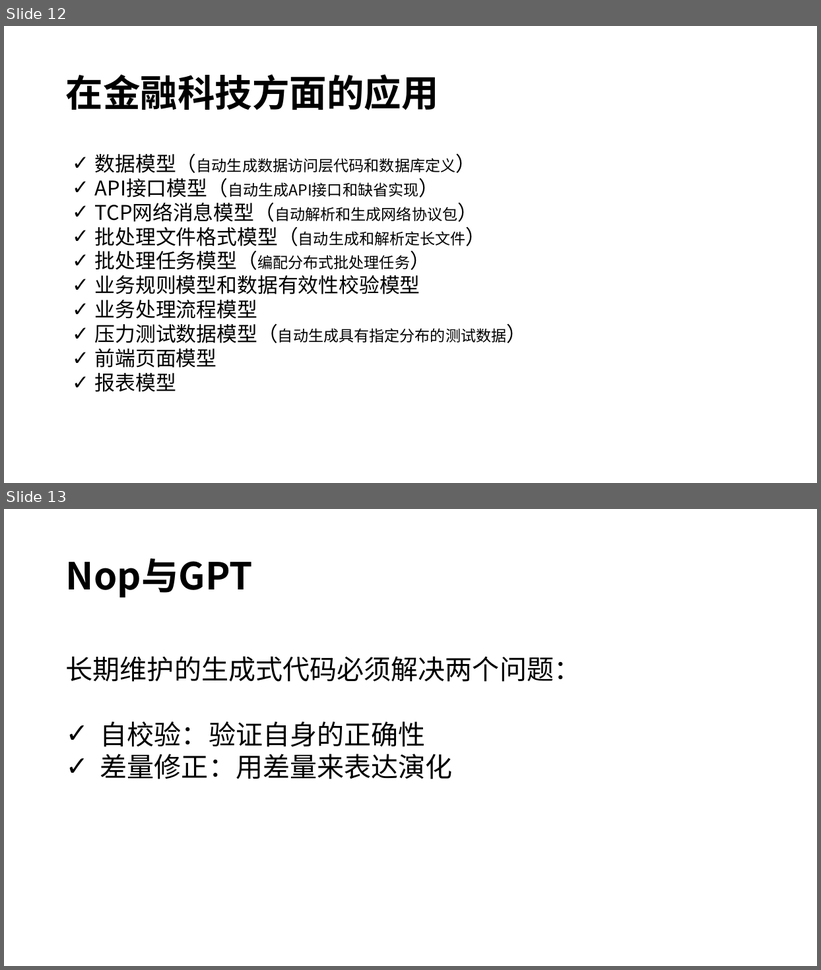
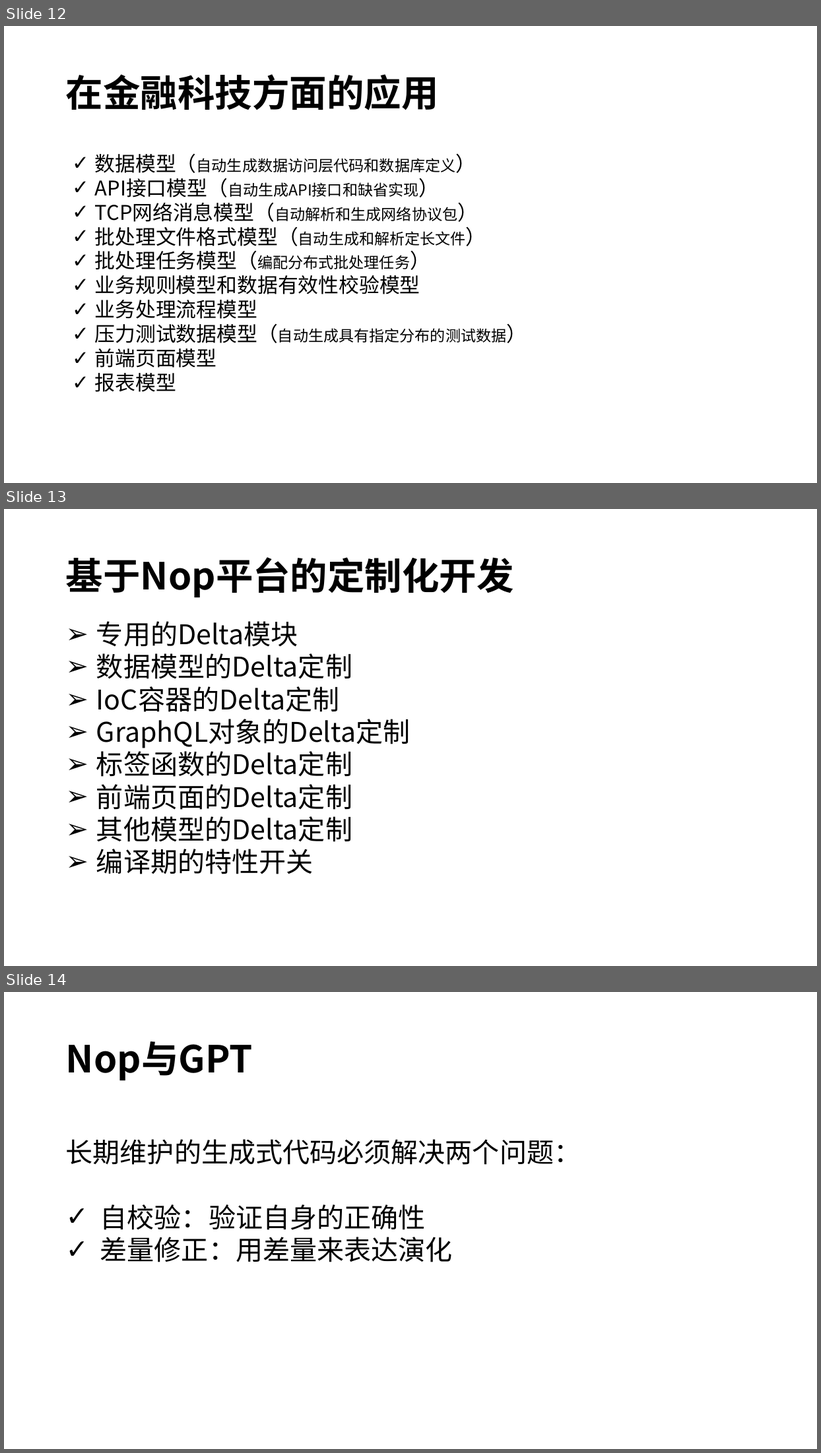
Before and after one commit to entropy-cloud/nop-entropy, a slide deck: docs/ppt/nop-platform.pptx. Shown one above the other, each under a label of ours: slides 12 and 13 before the commit, slides 12, 13 and 14 after it. The pictures are 821x970 and 821x1453 pixels, drawn with LibreOffice and Linux fonts; fonts in the diff are those of the drawing. Boxes give left, top, right and bottom in pixels: in the first picture for what was removed or moved away, otherwise in the second. Text is boxed around its words. In the diff, an @@ line names an element or a change of style, - is before the commit and + after.

Commit message:
实现c:predicate标签。修改delta代码生成

```diff
--- a/docs/ppt/nop-platform.pptx
+++ b/docs/ppt/nop-platform.pptx
@@ slide 13 added at [4,509,817,966], background #FFFFFF @@
@@ title added at [66,557,514,597], 44 pt, text #000000, bold @@
+基于Nop平台的定制化开发
@@ text added at [96,621,410,875], 32 pt, text #000000 @@
+➢ 专用的Delta模块
+➢ 数据模型的Delta定制
+➢ IoC容器的Delta定制
+➢ GraphQL对象的Delta定制
+➢ 标签函数的Delta定制
+➢ 前端页面的Delta定制
+➢ 其他模型的Delta定制
+➢ 编译期的特性开关
@@ what was slide 13 is now slide 14 @@
```
Also in this commit, not shown: 33 other files.
